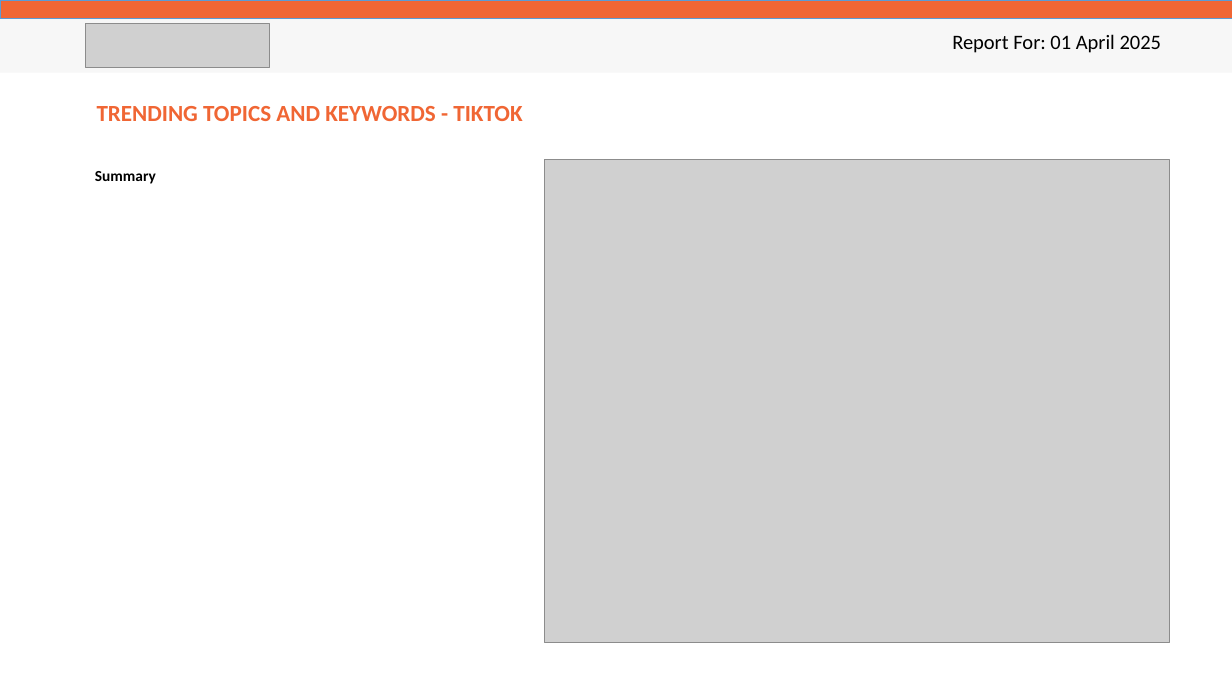
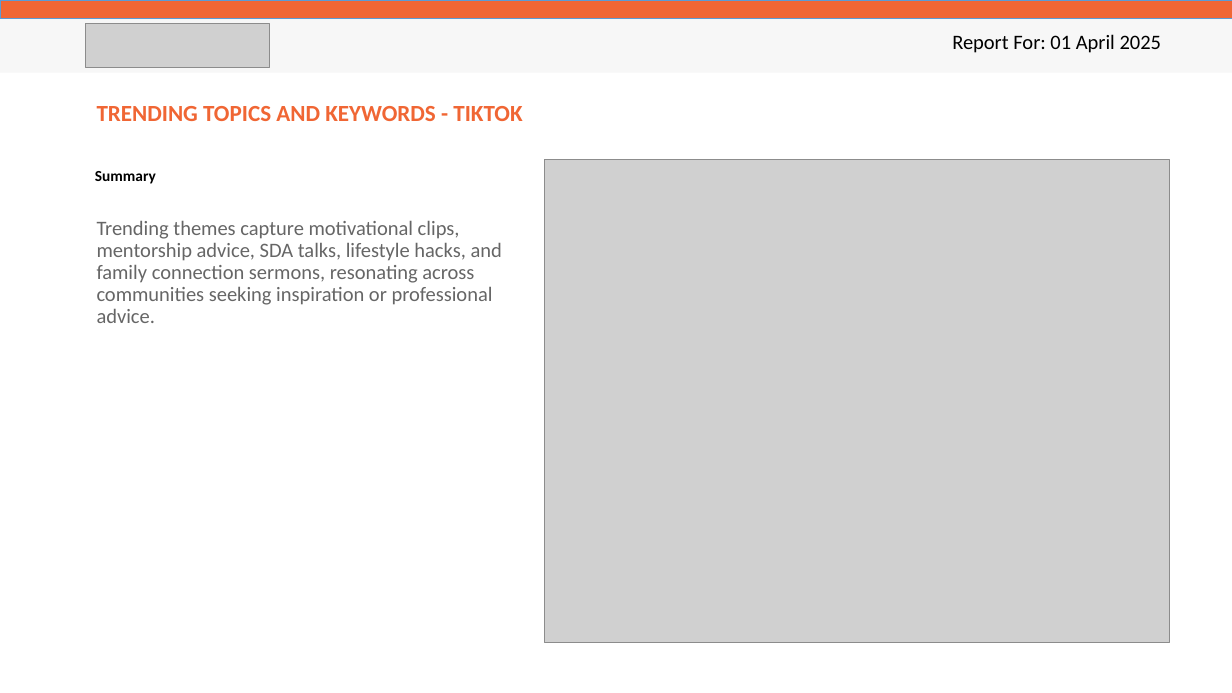
Before and after one commit to Oxygene-Creative/o2-audiovisual-api, a slide deck: slide 19 of app/reporters/samples/digital_safaricom.pptx. Drawn at 1232x693 pixels with LibreOffice and Linux fonts; fonts in the diff are those of the drawing; grey boxes stand for pictures. Boxes give left, top, right and bottom in pixels: in the first picture for what was removed or moved away, otherwise in the second. Text is boxed around its words. In the diff, an @@ line names an element or a change of style, - is before the commit and + after.

```diff
--- a/app/reporters/samples/digital_safaricom.pptx
+++ b/app/reporters/samples/digital_safaricom.pptx
@@ text added at bbox=[97, 221, 502, 323], 16 pt, text #666666 @@
+Trending themes capture motivational clips, mentorship advice, SDA talks, lifestyle hacks, and family connection sermons, resonating across communities seeking inspiration or professional advice.
```
Also in this commit, not shown: 13 other slides changed, 10 other files.
